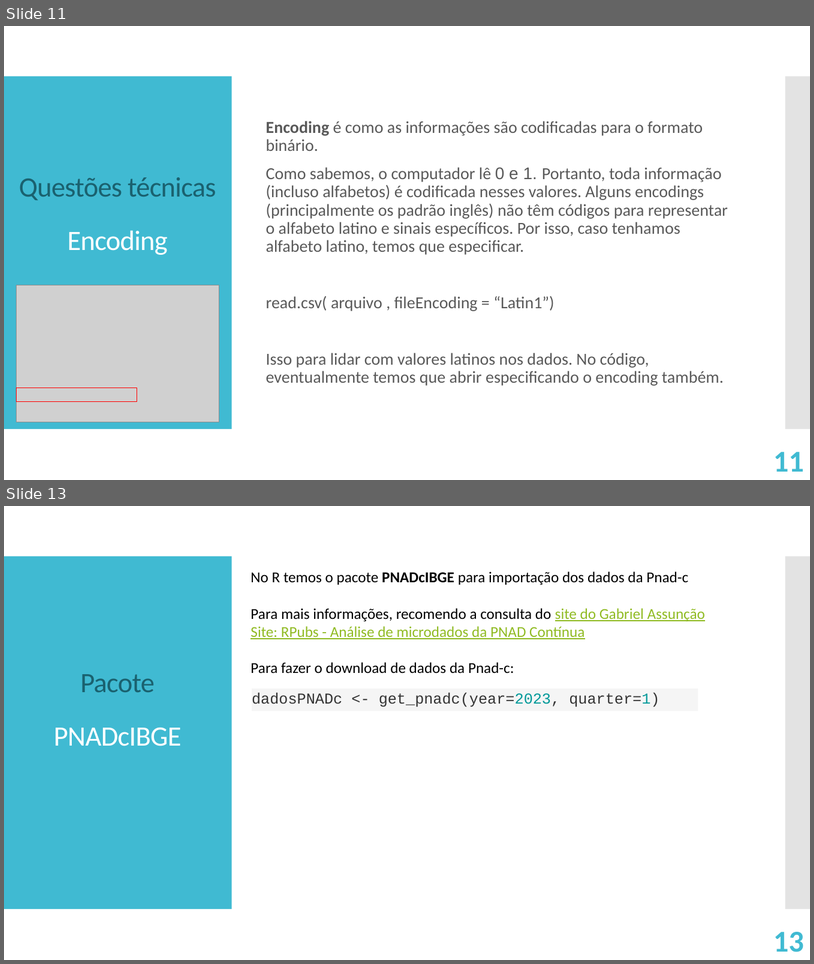
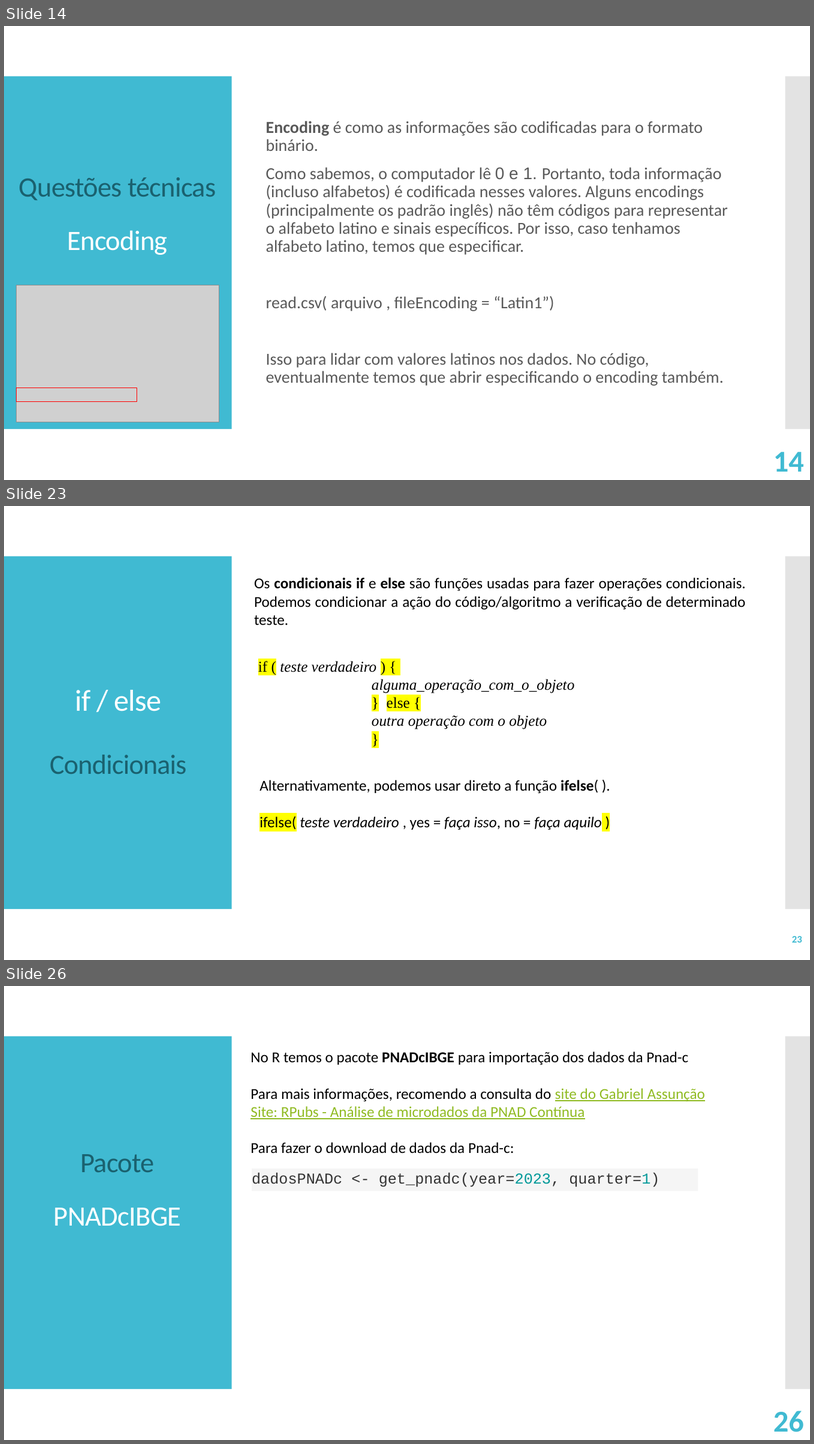
Before and after one commit to victorgalcantara/R-Intro, a slide deck: A03 - Mão na massa/A03 - Import and Tidy Data.pptx. Shown one above the other, each under a label of ours: slides 11 and 13 before the commit, slides 14, 23 and 26 after it; the slides between them are not shown. The pictures are 814x964 and 814x1444 pixels, drawn with LibreOffice and Linux fonts; fonts in the diff are those of the drawing; grey boxes stand for pictures. Boxes give left, top, right and bottom in pixels: in the first picture for what was removed or moved away, otherwise in the second. Text is boxed around its words. In the diff, an @@ line names an element or a change of style, - is before the commit and + after.

```diff
--- a/A03 - Mão na massa/A03 - Import and Tidy Data.pptx
+++ b/A03 - Mão na massa/A03 - Import and Tidy Data.pptx
@@ slide 23 added at (4, 506, 810, 960), background #FFFFFF; not listed: 2 template elements that a slide beside it also shows @@
@@ text added at (254, 577, 746, 625), 18 pt, text #000000 @@
+Os condicionais if e else são funções usadas para fazer operações condicionais. Podemos condicionar a ação do código/algoritmo a verificação de determinado teste.
@@ text added at (258, 661, 575, 729), 18 pt, text #000000, italic @@
+if ( teste verdadeiro ) {
+alguma_operação_com_o_objeto
+} else {
+outra operação com o objeto
+}
@@ title added at (50, 690, 186, 774), 33 pt, text #1A616F @@
+if / else
+Condicionais
@@ text added at (260, 779, 602, 829), 18 pt, text #000000 @@
+Alternativamente, podemos usar direto a função ifelse( ).
+ifelse( teste verdadeiro , yes = faça isso, no = faça aquilo )
@@ page number added at (792, 936, 803, 942), 12 pt, text #40BAD2, bold @@
+23
@@ what was slide 11 is now slide 14 @@
@@ page number at (774, 451, 804, 471): text changed @@
-11
+14
@@ what was slide 13 is now slide 26 @@
@@ page number at (774, 1410, 804, 1432): text changed @@
-13
+26
```
Also in this commit, not shown: 1 slide changed, 18 other slides added, 1 slide removed, 6 other files.
